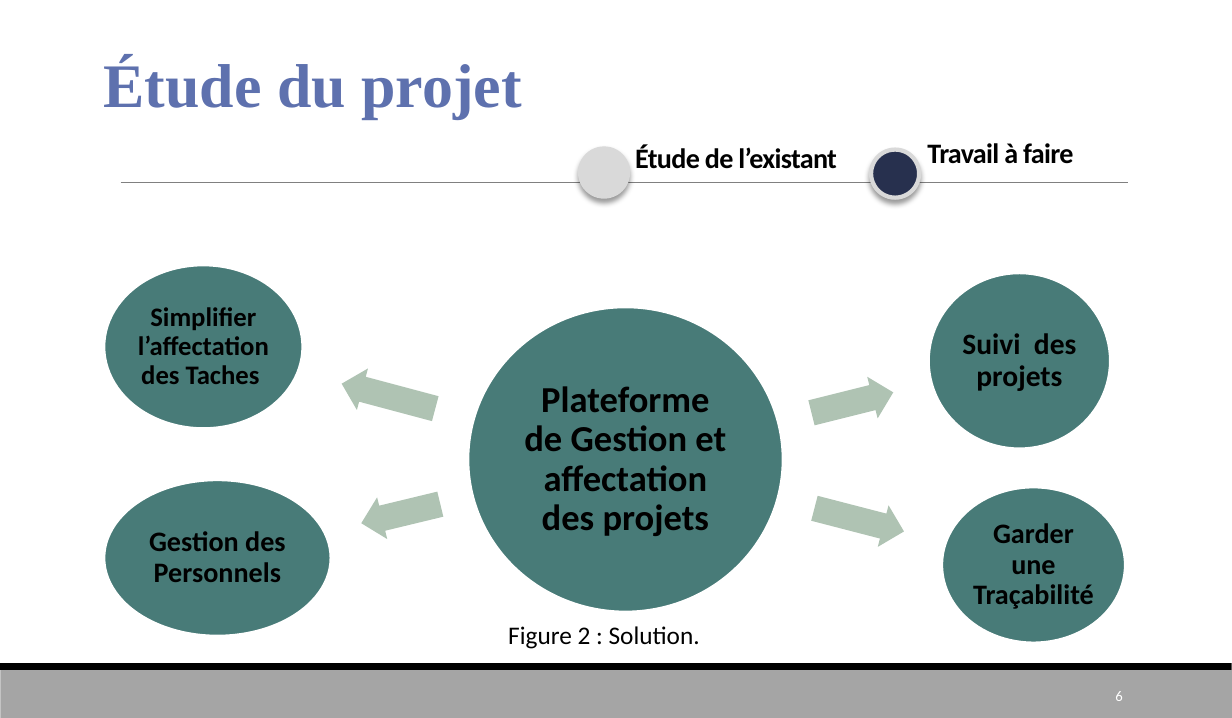
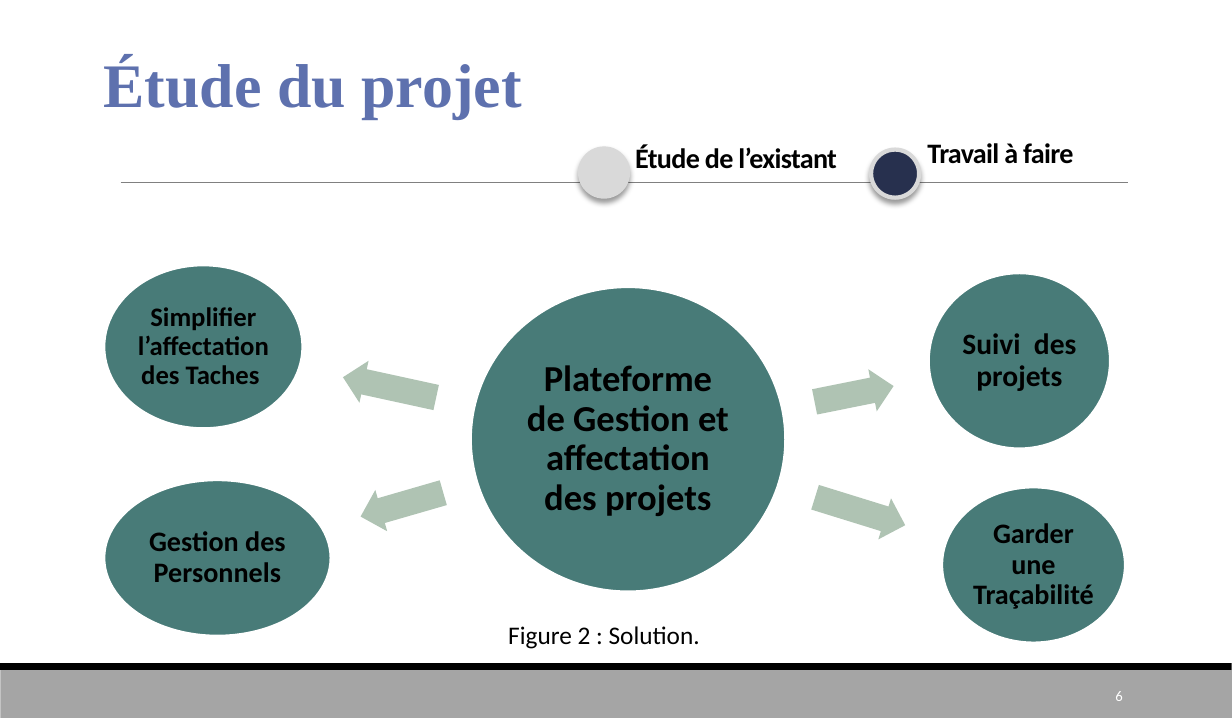
Before and after one commit to YassineElHosni/GestionDesProjets, a slide deck: slide 6 of Présentation.pptx. Drawn at 1232x718 pixels with LibreOffice and Linux fonts; fonts in the diff are those of the drawing. Boxes give left, top, right and bottom in pixels: in the first picture for what was removed or moved away, otherwise in the second. Text is boxed around its words. In the diff, an @@ line names an element or a change of style, - is before the commit and + after.

```diff
--- a/Présentation.pptx
+++ b/Présentation.pptx
@@ ellipse: place and size @@
-ellipse at box(469, 307, 783, 610)
+ellipse at box(471, 286, 785, 590)
@@ right arrow at box(339, 356, 441, 418): rotation 194 to 192 degrees @@
@@ text "Plateforme de Gestion et affectation ...": place and size @@
-text "Plateforme de Gestion et affectation ..." at box(524, 386, 726, 536)
+text "Plateforme de Gestion et affectation ..." at box(527, 365, 729, 516)
@@ right arrow at box(811, 365, 898, 423): rotation 346 to 348 degrees @@
@@ right arrow at box(354, 472, 449, 536): rotation 166 to 163 degrees @@
@@ right arrow at box(809, 476, 911, 544): rotation 14 to 17 degrees @@
```
Also in this commit, not shown: 8 other slides changed, 18 other files.
